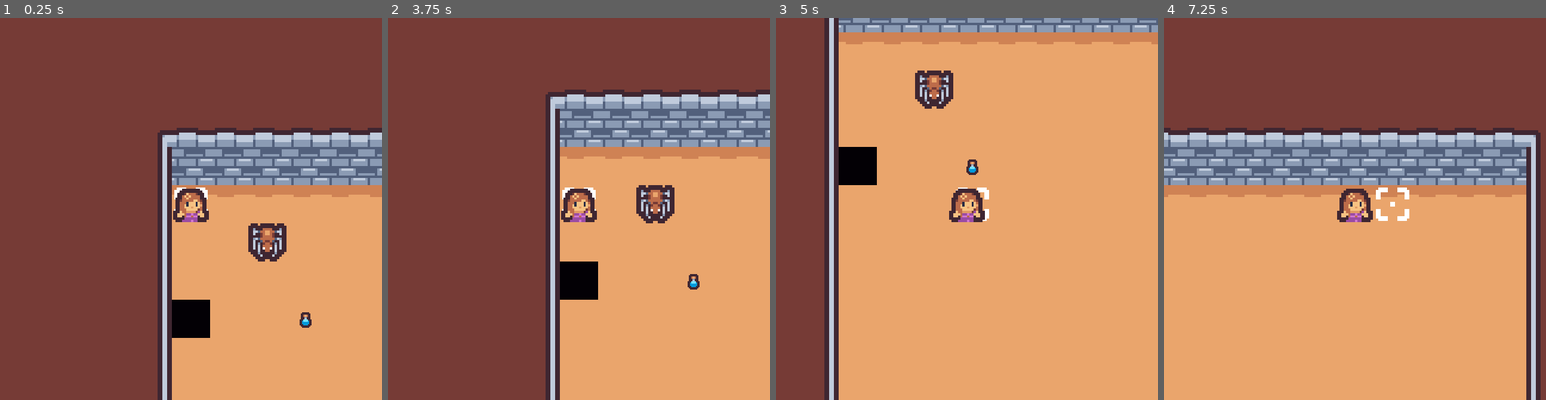
Above: before the commit, frames 1-4 (left to right).
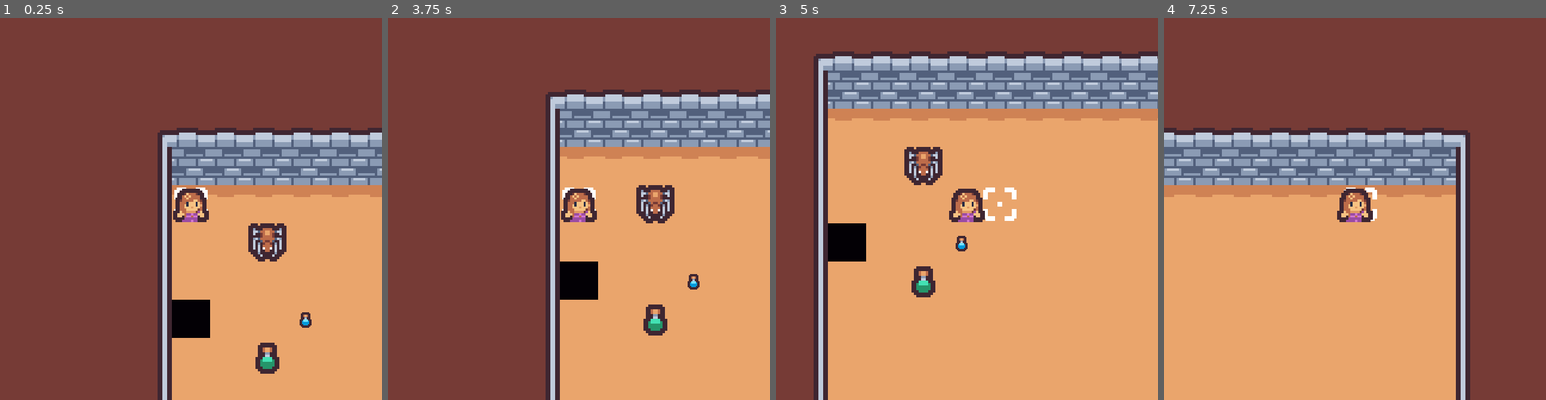
Above: after the commit, the same moments.

Repository: toliver7177/GSU-Game-Jam
Game: Godot game, scene res://main.tscn
Two runs of this game, one before a commit and one after it. Both use one fixed random seed, a clock stepped at 60 frames per second and the inputs below.
Inputs:
- Up to frame 1 (0.25 s): no input
- Up to frame 2 (3.75 s): tap Enter at 0.5, 2, 3.5 s; hold W (up) 0.53-2.03 s; tap Space at 1.25, 2.75 s; hold A (left) 2.03-3.53 s; hold S (down) from 3.53 s (still down)
- Up to frame 3 (5 s): release S (down) at 4.28 s; hold D (right) from 4.28 s (still down)
- Up to frame 4 (7.25 s): release D (right) at 5.03 s; hold W (up) 5.03-5.78 s; hold D (right) from 5.78 s (still down)

The runs differ from the first frame. In frame 1, 0.4% of the frame differs, in the area x 66-74%, y 85-94%; in frame 2, 0.4%; in frame 3, 31%, in the area x 9-100%, y 0-100%; in frame 4, 19%.

Commit message:
item effects
Added item effects and their colissons

Diff:
--- a/GG Project/Player.gd
+++ b/GG Project/Player.gd
@@ -8,6 +8,7 @@
 var is_moving = false
 var is_floating = false
 var has_water = false
+var is_cold = false;
 var collision
 
 func _process(delta):
@@ -24,6 +25,11 @@
 		move(Vector2.RIGHT)
 
 
+func _ready():
+	var is_moving = false
+	var is_floating = false
+	var has_water = false
+	var is_cold = false;
 
 func move(direction: Vector2):
 
@@ -50,15 +56,26 @@
 	if ray_cast_2d2.is_colliding():
 		var collider = ray_cast_2d2.get_collider()
 		if collider is Node:
-			if collider.is_in_group("wateritem"):
+			#Item Check Logic
+			if collider.is_in_group("water_item"):
 				wet()
-			if collider.is_in_group("floatitem"):
-				float()
-			if collider.is_in_group("iceitem"):
+			if collider.is_in_group("float_item"):
+				fly()
+
+			#if collider.is_in_group("iceitem"):
+			#	ice()
+
+			#Terrain Check Logic
+			if collider.is_in_group("hole") && is_floating == false:
+				return
+			if collider.is_in_group("hole") && is_floating == true:
+				fly()
+				print("Hole")
+
+			if collider.is_in_group("water") && is_cold == false:
+				return
+			if collider.is_in_group("water") && is_cold == true:
 				ice()
-			#if collider.is_in_group("hole") && is_floating == false:
-				#return
-
 
 	is_moving = true
 	global_position = tile_map.map_to_local(target_tile)
@@ -70,11 +87,15 @@
 
 	is_moving = false
 
-func float():
-	is_floating = true;
-	print_debug("Is Floating")
+func fly():
+	is_floating = true
+	print_debug("Is Float")
 func wet():
-	has_water = true;
+	has_water = true
 	print_debug("Is Wet")
 func ice():
 	print_debug("Is Cold")
+
+func clear():
+	is_floating = true;
+	has_water = true;
--- /dev/null
+++ b/GG Project/items/balloon/balloon.tscn
@@ -0,0 +1,20 @@
+[gd_scene load_steps=4 format=3 uid="uid://dxrwdgsg4fsci"]
+
+[ext_resource type="Texture2D" uid="uid://dwwredne3iomt" path="res://tilemap_packed.png" id="1_c2xsr"]
+
+[sub_resource type="RectangleShape2D" id="RectangleShape2D_av7ou"]
+size = Vector2(16, 16)
+
+[sub_resource type="AtlasTexture" id="AtlasTexture_a5iuu"]
+atlas = ExtResource("1_c2xsr")
+region = Rect2(96, 144, 16, 16)
+
+[node name="Area2D" type="Area2D"]
+
+[node name="CollisionShape2D" type="CollisionShape2D" parent="."]
+position = Vector2(-3.8147e-06, -3.8147e-06)
+shape = SubResource("RectangleShape2D_av7ou")
+
+[node name="Sprite2D" type="Sprite2D" parent="."]
+scale = Vector2(1, 1)
+texture = SubResource("AtlasTexture_a5iuu")
--- a/GG Project/main.tscn
+++ b/GG Project/main.tscn
@@ -1,9 +1,10 @@
-[gd_scene load_steps=12 format=3 uid="uid://ceceqgu2bfadj"]
+[gd_scene load_steps=13 format=3 uid="uid://ceceqgu2bfadj"]
 
 [ext_resource type="Texture2D" uid="uid://dwwredne3iomt" path="res://tilemap_packed.png" id="1_5oit6"]
 [ext_resource type="Script" path="res://Player.gd" id="2_cxd6o"]
 [ext_resource type="PackedScene" uid="uid://6ukkmgv2y10s" path="res://items/wateritem/wateritem.tscn" id="3_r8okj"]
 [ext_resource type="PackedScene" uid="uid://d0jnw1k70lnqw" path="res://items/terrain/hole.tscn" id="4_f0t3v"]
+[ext_resource type="PackedScene" uid="uid://dxrwdgsg4fsci" path="res://items/balloon/balloon.tscn" id="5_acvie"]
 
 [sub_resource type="TileSetAtlasSource" id="TileSetAtlasSource_lwydq"]
 texture = ExtResource("1_5oit6")
@@ -227,7 +228,7 @@
 [node name="CollisionShape2D" type="CollisionShape2D" parent="Creature/Area2D"]
 shape = SubResource("RectangleShape2D_udx71")
 
-[node name="Wateritem" parent="." groups=["wateritem"] instance=ExtResource("3_r8okj")]
+[node name="Wateritem" parent="." groups=["water_item"] instance=ExtResource("3_r8okj")]
 z_index = 2
 position = Vector2(104, 136)
 
@@ -236,3 +237,9 @@
 position = Vector2(56, 136)
 collision_layer = 2
 collision_mask = 2
+
+[node name="balloon" parent="." groups=["float_item"] instance=ExtResource("5_acvie")]
+z_index = 2
+position = Vector2(88, 152)
+collision_layer = 2
+collision_mask = 2
